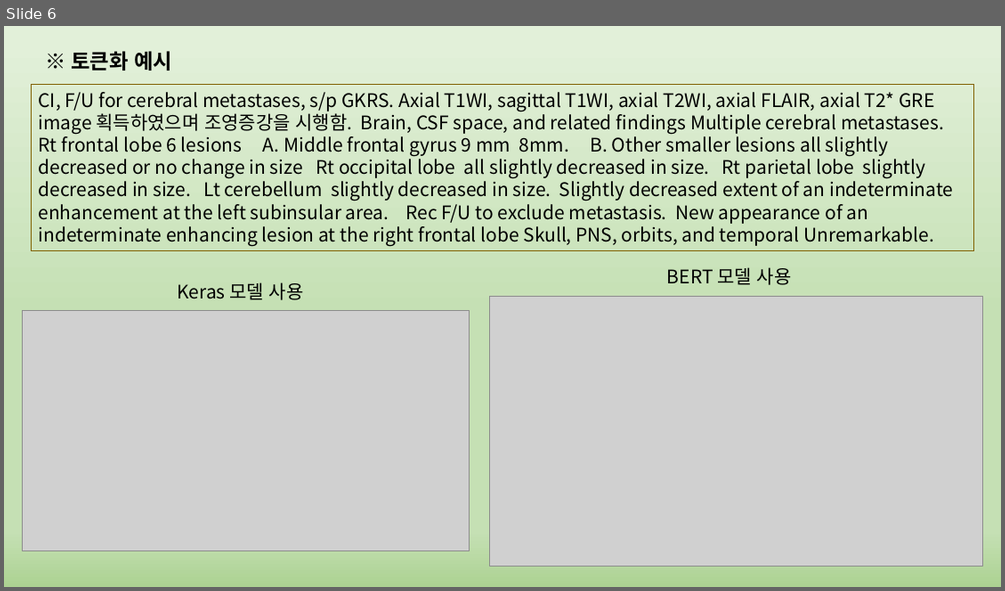
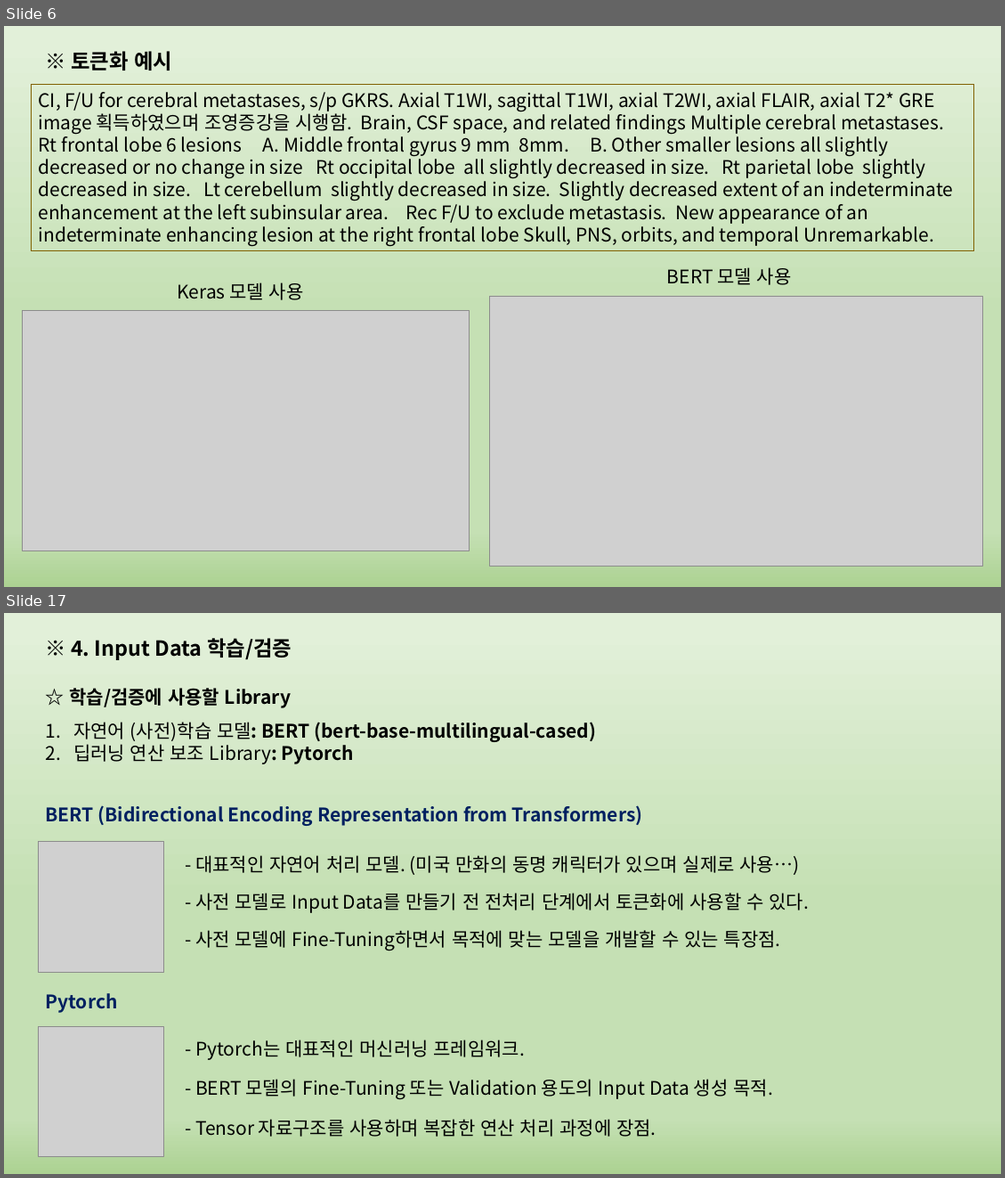
Before and after one commit to phantom0119/K-ium, a slide deck: 정리.pptx. Shown one above the other, each under a label of ours: slide 6 before the commit, slides 6 and 17 after it; the slides between them are not shown. The pictures are 1005x591 and 1005x1178 pixels, drawn with LibreOffice and Linux fonts; fonts in the diff are those of the drawing; grey boxes stand for pictures. Boxes give left, top, right and bottom in pixels: in the first picture for what was removed or moved away, otherwise in the second. Text is boxed around its words. In the diff, an @@ line names an element or a change of style, - is before the commit and + after.

```diff
--- a/정리.pptx
+++ b/정리.pptx
@@ slide 17 added at bbox=[4, 613, 1001, 1174], background gradient #E2F0D9 to #C5E0B4 to #ACD292 @@
@@ text added at bbox=[71, 638, 291, 660], 20 pt, text #000000, bold @@
+※ 4. Input Data 학습/검증
@@ text added at bbox=[69, 688, 596, 764], 18 pt, text #000000, bold @@
+☆ 학습/검증에 사용할 Library
+1. 자연어 (사전)학습 모델: BERT (bert-base-multilingual-cased)
+2. 딥러닝 연산 보조 Library: Pytorch
@@ text added at bbox=[45, 805, 642, 826], 18 pt, text #002060, bold @@
+BERT (Bidirectional Encoding Representation from Transformers)
@@ picture added at bbox=[39, 842, 164, 973] @@
@@ text added at bbox=[195, 855, 800, 875], 18 pt, text #000000 @@
+- 대표적인 자연어 처리 모델. (미국 만화의 동명 캐릭터가 있으며 실제로 사용…)
@@ text added at bbox=[195, 892, 808, 913], 18 pt, text #000000 @@
+- 사전 모델로 Input Data를 만들기 전 전처리 단계에서 토큰화에 사용할 수 있다.
@@ text added at bbox=[195, 930, 781, 950], 18 pt, text #000000 @@
+- 사전 모델에 Fine-Tuning하면서 목적에 맞는 모델을 개발할 수 있는 특장점.
@@ text added at bbox=[45, 993, 117, 1013], 18 pt, text #002060, bold @@
+Pytorch
@@ picture added at bbox=[39, 1027, 164, 1158] @@
@@ text added at bbox=[195, 1039, 525, 1060], 18 pt, text #000000 @@
+- Pytorch는 대표적인 머신러닝 프레임워크.
@@ text added at bbox=[195, 1078, 772, 1099], 18 pt, text #000000 @@
+- BERT 모델의 Fine-Tuning 또는 Validation 용도의 Input Data 생성 목적.
@@ text added at bbox=[195, 1119, 656, 1136], 18 pt, text #000000 @@
+- Tensor 자료구조를 사용하며 복잡한 연산 처리 과정에 장점.
```
Also in this commit, not shown: 12 other slides added, 7 other files.
